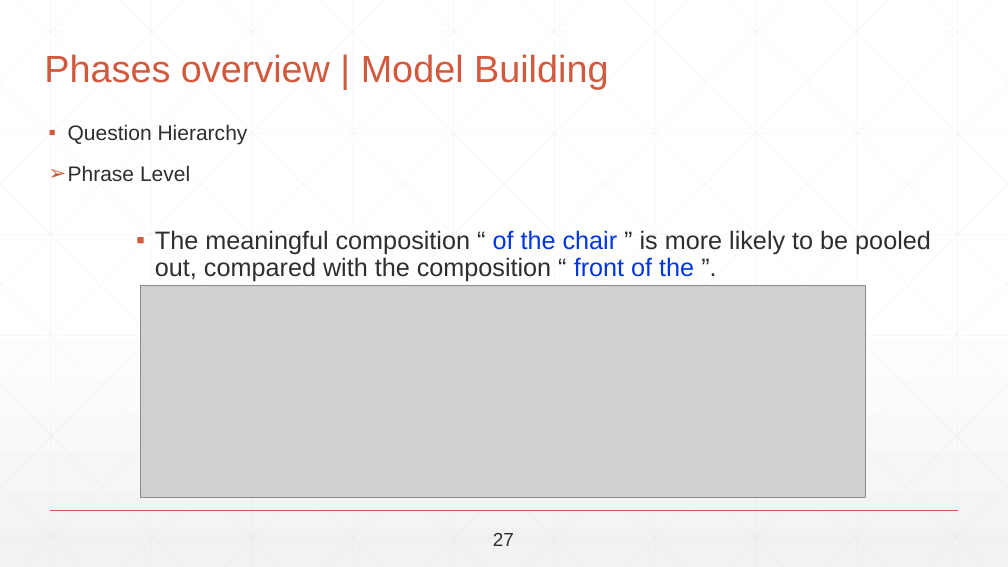
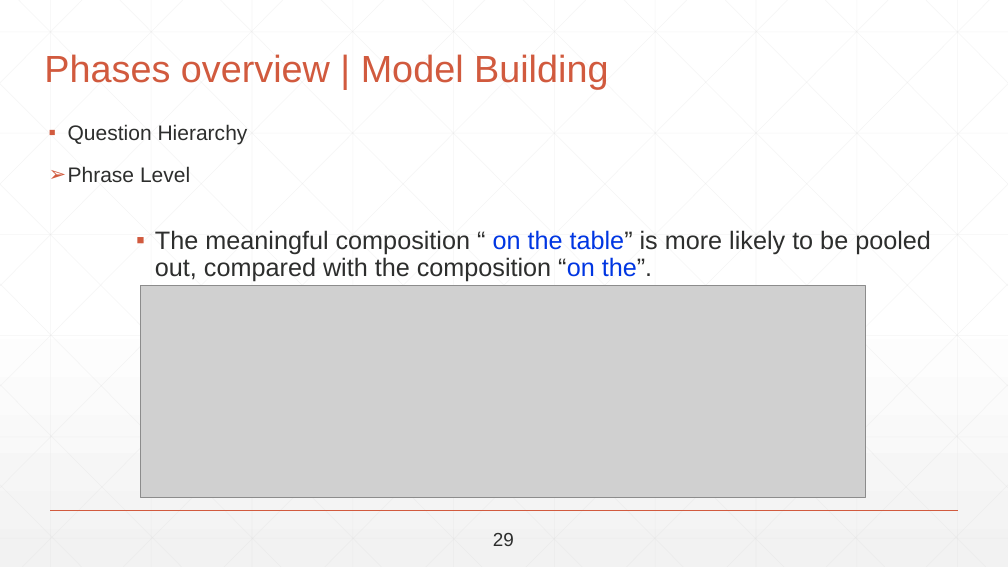
Before and after one commit to abdallahshaaban/Visual-Question-Answering, a slide deck: slide 40 of Second Seminar/Visual-QA-Second-Seminar-2017.pptx. Drawn at 1008x567 pixels with LibreOffice and Linux fonts; fonts in the diff are those of the drawing; grey boxes stand for pictures. Boxes give left, top, right and bottom in pixels: in the first picture for what was removed or moved away, otherwise in the second. Text is boxed around its words. In the diff, an @@ line names an element or a change of style, - is before the commit and + after.

```diff
--- a/Second Seminar/Visual-QA-Second-Seminar-2017.pptx
+++ b/Second Seminar/Visual-QA-Second-Seminar-2017.pptx
@@ text at bbox=[155, 230, 931, 282]: text changed @@
-▪ The meaningful composition “ of the chair ” is more likely to be pooled out, compared with the composition “ front of the ”.
+▪ The meaningful composition “ on the table” is more likely to be pooled out, compared with the composition “on the”.
@@ text at bbox=[493, 533, 514, 546]: text changed @@
-27
+29
```
Also in this commit, not shown: 47 other slides changed, 2 slides removed.
